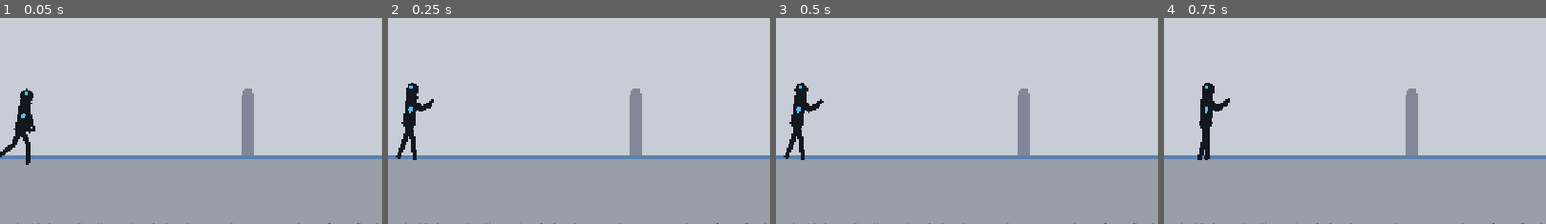
Above: before the commit, frames 1-4 (left to right).
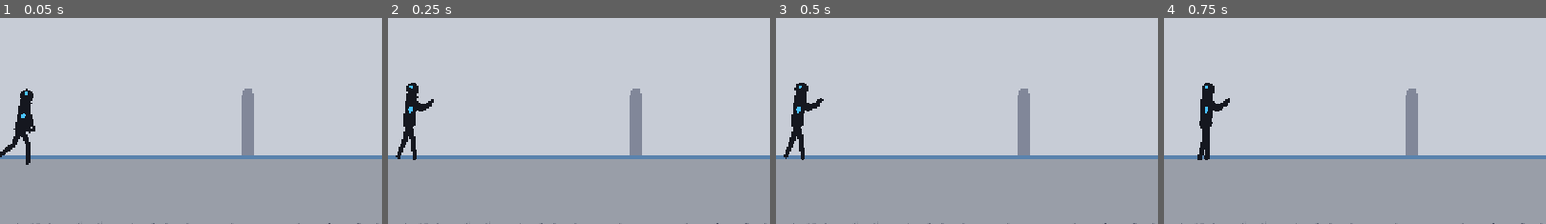
Above: after the commit, the same moments.

Repository: RJL-Marquez/RIVEN
Game: Godot game, scene res://scenes/Arena.tscn
Same seed, same stepped clock (60 frames per second), same inputs: the game is played once before the commit and once after it.
Inputs:
- Up to frame 1 (0.05 s): no input
- Up to frame 2 (0.25 s): no input
- Up to frame 3 (0.5 s): no input
- Up to frame 4 (0.75 s): hold D (move_right) from 0.53 s (still down); tap J (attack) at 0.6 s
The pictures show only the part of the screen within x 41-91%, y 46-96%; the shares and areas given below are measured in that part.

Frame 1 is identical in both runs. In frame 2, less than 0.1% of the frame differs, in the area x 2-12%, y 31-69%; in frame 3, 0.1%, in the area x 2-13%, y 31-69%; in frame 4, nothing differs.

Commit message:
Phase 1: add breathing to idle (arms, legs, hips)
Idle now breathes on all extremities: on the inhale (mid keyframe) the hips
rise ~2px, the arms lift ~3 deg, and the legs flex ~1-2 deg, settling back on
the exhale — on top of the existing torso sway. 1.4s loop.

Co-Authored-By: Claude Opus 4.8 <noreply@anthropic.com>

Diff:
--- a/actors/fighter/Fighter.tscn
+++ b/actors/fighter/Fighter.tscn
@@ -471,7 +471,7 @@
 "times": PackedFloat32Array(0, 0.7, 1.4),
 "transitions": PackedFloat32Array(1, 1, 1),
 "update": 0,
-"values": [Vector2(0, -56), Vector2(0, -56), Vector2(0, -56)]
+"values": [Vector2(0, -56), Vector2(0, -58), Vector2(0, -56)]
 }
 tracks/1/type = "value"
 tracks/1/imported = false
@@ -507,7 +507,7 @@
 "times": PackedFloat32Array(0, 0.7, 1.4),
 "transitions": PackedFloat32Array(1, 1, 1),
 "update": 0,
-"values": [2.321287905152458, 2.321287905152458, 2.321287905152458]
+"values": [2.321287905152458, 2.2689280275926285, 2.321287905152458]
 }
 tracks/4/type = "value"
 tracks/4/imported = false
@@ -519,7 +519,7 @@
 "times": PackedFloat32Array(0, 0.7, 1.4),
 "transitions": PackedFloat32Array(1, 1, 1),
 "update": 0,
-"values": [-1.2915436464758039, -1.2915436464758039, -1.2915436464758039]
+"values": [-1.2915436464758039, -1.3264502315156905, -1.2915436464758039]
 }
 tracks/5/type = "value"
 tracks/5/imported = false
@@ -531,7 +531,7 @@
 "times": PackedFloat32Array(0, 0.7, 1.4),
 "transitions": PackedFloat32Array(1, 1, 1),
 "update": 0,
-"values": [2.0420352248333655, 2.0420352248333655, 2.0420352248333655]
+"values": [2.0420352248333655, 1.9896753472735358, 2.0420352248333655]
 }
 tracks/6/type = "value"
 tracks/6/imported = false
@@ -543,7 +543,7 @@
 "times": PackedFloat32Array(0, 0.7, 1.4),
 "transitions": PackedFloat32Array(1, 1, 1),
 "update": 0,
-"values": [-1.1519173063162575, -1.1519173063162575, -1.1519173063162575]
+"values": [-1.1519173063162575, -1.1868238913561442, -1.1519173063162575]
 }
 tracks/7/type = "value"
 tracks/7/imported = false
@@ -555,7 +555,7 @@
 "times": PackedFloat32Array(0, 0.7, 1.4),
 "transitions": PackedFloat32Array(1, 1, 1),
 "update": 0,
-"values": [1.7976891295541595, 1.7976891295541595, 1.7976891295541595]
+"values": [1.7976891295541595, 1.8151424220741028, 1.7976891295541595]
 }
 tracks/8/type = "value"
 tracks/8/imported = false
@@ -567,7 +567,7 @@
 "times": PackedFloat32Array(0, 0.7, 1.4),
 "transitions": PackedFloat32Array(1, 1, 1),
 "update": 0,
-"values": [0.13962634015954636, 0.13962634015954636, 0.13962634015954636]
+"values": [0.13962634015954636, 0.17453292519943295, 0.13962634015954636]
 }
 tracks/9/type = "value"
 tracks/9/imported = false
@@ -579,7 +579,7 @@
 "times": PackedFloat32Array(0, 0.7, 1.4),
 "transitions": PackedFloat32Array(1, 1, 1),
 "update": 0,
-"values": [1.3439035240356338, 1.3439035240356338, 1.3439035240356338]
+"values": [1.3439035240356338, 1.3264502315156905, 1.3439035240356338]
 }
 tracks/10/type = "value"
 tracks/10/imported = false
@@ -591,7 +591,7 @@
 "times": PackedFloat32Array(0, 0.7, 1.4),
 "transitions": PackedFloat32Array(1, 1, 1),
 "update": 0,
-"values": [0.13962634015954636, 0.13962634015954636, 0.13962634015954636]
+"values": [0.13962634015954636, 0.17453292519943295, 0.13962634015954636]
 }
 tracks/11/type = "value"
 tracks/11/imported = false
@@ -1436,129 +1436,129 @@
 &"walk": SubResource("Animation_1r1yd")
 }
 
-[node name="Fighter" type="CharacterBody2D" unique_id=866207025]
+[node name="Fighter" type="CharacterBody2D" unique_id=1826793471]
 script = ExtResource("1_72gs3")
 
-[node name="CollisionShape2D" type="CollisionShape2D" parent="." unique_id=1417388416]
+[node name="CollisionShape2D" type="CollisionShape2D" parent="." unique_id=787767079]
 position = Vector2(0, -50)
 shape = SubResource("CapsuleShape2D_q78e4")
 
-[node name="Rig" type="Node2D" parent="." unique_id=855932130]
-
-[node name="Root" type="Node2D" parent="Rig" unique_id=113388906]
-
-[node name="pelvis" type="Node2D" parent="Rig/Root" unique_id=1125452636]
+[node name="Rig" type="Node2D" parent="." unique_id=968879881]
+
+[node name="Root" type="Node2D" parent="Rig" unique_id=483739659]
+
+[node name="pelvis" type="Node2D" parent="Rig/Root" unique_id=240442261]
 position = Vector2(0, -58)
 
-[node name="torso" type="Node2D" parent="Rig/Root/pelvis" unique_id=1002982065]
+[node name="torso" type="Node2D" parent="Rig/Root/pelvis" unique_id=203518416]
 rotation = -1.5707964
 
-[node name="vis" type="Polygon2D" parent="Rig/Root/pelvis/torso" unique_id=631352154]
+[node name="vis" type="Polygon2D" parent="Rig/Root/pelvis/torso" unique_id=1509617422]
 z_index = 5
 z_as_relative = false
 color = Color(0.08235294, 0.09019608, 0.12156863, 1)
 polygon = PackedVector2Array(6.123032e-16, 10, -5, 8.660254, -8.660254, 5, -10, 1.2246064e-15, -8.660254, -5, -5, -8.660254, -1.8369095e-15, -10, 44, -10, 49, -8.660254, 52.660255, -5, 54, 0, 52.660255, 5, 49, 8.660254, 44, 10)
 
-[node name="upper_arm_back" type="Node2D" parent="Rig/Root/pelvis/torso" unique_id=656989273]
+[node name="upper_arm_back" type="Node2D" parent="Rig/Root/pelvis/torso" unique_id=145962138]
 position = Vector2(38, 0)
 rotation = 3.2288592
 
-[node name="vis" type="Polygon2D" parent="Rig/Root/pelvis/torso/upper_arm_back" unique_id=989161989]
+[node name="vis" type="Polygon2D" parent="Rig/Root/pelvis/torso/upper_arm_back" unique_id=21050447]
 z_as_relative = false
 color = Color(0.08235294, 0.09019608, 0.12156863, 1)
 polygon = PackedVector2Array(2.1430611e-16, 3.5, -1.75, 3.0310888, -3.0310888, 1.75, -3.5, 4.2861222e-16, -3.0310888, -1.75, -1.75, -3.0310888, -6.4291834e-16, -3.5, 22, -3.5, 23.75, -3.0310888, 25.03109, -1.75, 25.5, 0, 25.03109, 1.75, 23.75, 3.0310888, 22, 3.5)
 
-[node name="lower_arm_back" type="Node2D" parent="Rig/Root/pelvis/torso/upper_arm_back" unique_id=970180469]
+[node name="lower_arm_back" type="Node2D" parent="Rig/Root/pelvis/torso/upper_arm_back" unique_id=10330710]
 position = Vector2(22, 0)
 rotation = 0.13962634
 
-[node name="vis" type="Polygon2D" parent="Rig/Root/pelvis/torso/upper_arm_back/lower_arm_back" unique_id=972996513]
+[node name="vis" type="Polygon2D" parent="Rig/Root/pelvis/torso/upper_arm_back/lower_arm_back" unique_id=546460048]
 z_as_relative = false
 color = Color(0.08235294, 0.09019608, 0.12156863, 1)
 polygon = PackedVector2Array(1.8369095e-16, 3, -1.5, 2.598076, -2.598076, 1.5, -3, 3.673819e-16, -2.598076, -1.5, -1.5, -2.598076, -5.5107286e-16, -3, 20, -3, 21.5, -2.598076, 22.598076, -1.5, 23, 0, 22.598076, 1.5, 21.5, 2.598076, 20, 3)
 
-[node name="upper_arm_front" type="Node2D" parent="Rig/Root/pelvis/torso" unique_id=843348991]
+[node name="upper_arm_front" type="Node2D" parent="Rig/Root/pelvis/torso" unique_id=188648669]
 position = Vector2(38, 0)
 rotation = 3.0543263
 
-[node name="vis" type="Polygon2D" parent="Rig/Root/pelvis/torso/upper_arm_front" unique_id=1195778196]
+[node name="vis" type="Polygon2D" parent="Rig/Root/pelvis/torso/upper_arm_front" unique_id=338626773]
 z_index = 10
 z_as_relative = false
 color = Color(0.08235294, 0.09019608, 0.12156863, 1)
 polygon = PackedVector2Array(2.1430611e-16, 3.5, -1.75, 3.0310888, -3.0310888, 1.75, -3.5, 4.2861222e-16, -3.0310888, -1.75, -1.75, -3.0310888, -6.4291834e-16, -3.5, 22, -3.5, 23.75, -3.0310888, 25.03109, -1.75, 25.5, 0, 25.03109, 1.75, 23.75, 3.0310888, 22, 3.5)
 
-[node name="lower_arm_front" type="Node2D" parent="Rig/Root/pelvis/torso/upper_arm_front" unique_id=211276805]
+[node name="lower_arm_front" type="Node2D" parent="Rig/Root/pelvis/torso/upper_arm_front" unique_id=1279716175]
 position = Vector2(22, 0)
 rotation = 0.13962634
 
-[node name="vis" type="Polygon2D" parent="Rig/Root/pelvis/torso/upper_arm_front/lower_arm_front" unique_id=1054951061]
+[node name="vis" type="Polygon2D" parent="Rig/Root/pelvis/torso/upper_arm_front/lower_arm_front" unique_id=385492259]
 z_index = 10
 z_as_relative = false
 color = Color(0.08235294, 0.09019608, 0.12156863, 1)
 polygon = PackedVector2Array(1.8369095e-16, 3, -1.5, 2.598076, -2.598076, 1.5, -3, 3.673819e-16, -2.598076, -1.5, -1.5, -2.598076, -5.5107286e-16, -3, 20, -3, 21.5, -2.598076, 22.598076, -1.5, 23, 0, 22.598076, 1.5, 21.5, 2.598076, 20, 3)
 
-[node name="head" type="Node2D" parent="Rig/Root/pelvis/torso" unique_id=332469850]
+[node name="head" type="Node2D" parent="Rig/Root/pelvis/torso" unique_id=875532123]
 position = Vector2(44, 0)
 
-[node name="vis" type="Polygon2D" parent="Rig/Root/pelvis/torso/head" unique_id=188590557]
+[node name="vis" type="Polygon2D" parent="Rig/Root/pelvis/torso/head" unique_id=2057130212]
 z_index = 13
 z_as_relative = false
 color = Color(0.08235294, 0.09019608, 0.12156863, 1)
 polygon = PackedVector2Array(23, 0, 22.162674, 4.2095175, 19.778175, 7.7781744, 16.209518, 10.162675, 12, 11, 7.7904825 …(220 unchanged characters)…
 
-[node name="eye" type="Polygon2D" parent="Rig/Root/pelvis/torso/head" unique_id=1600212524]
+[node name="eye" type="Polygon2D" parent="Rig/Root/pelvis/torso/head" unique_id=859600002]
 z_index = 22
 z_as_relative = false
 color = Color(0.28627452, 0.7607843, 1, 1)
 polygon = PackedVector2Array(18.6, -3, 18.402086, -2.005023, 17.838478, -1.1615225, 16.994976, -0.59791327, 16, -0.4000 …(229 unchanged characters)…
 
-[node name="gem" type="Polygon2D" parent="Rig/Root/pelvis/torso" unique_id=87064147]
+[node name="gem" type="Polygon2D" parent="Rig/Root/pelvis/torso" unique_id=1942752883]
 z_index = 23
 z_as_relative = false
 color = Color(0.28627452, 0.7607843, 1, 1)
 polygon = PackedVector2Array(22, -4, 28, 0, 22, 4, 16, 0)
 
-[node name="upper_leg_back" type="Node2D" parent="Rig/Root/pelvis" unique_id=703242438]
+[node name="upper_leg_back" type="Node2D" parent="Rig/Root/pelvis" unique_id=29163834]
 rotation = 1.6580628
 
-[node name="vis" type="Polygon2D" parent="Rig/Root/pelvis/upper_leg_back" unique_id=1413763991]
+[node name="vis" type="Polygon2D" parent="Rig/Root/pelvis/upper_leg_back" unique_id=1335734583]
 z_as_relative = false
 color = Color(0.08235294, 0.09019608, 0.12156863, 1)
 polygon = PackedVector2Array(2.7553643e-16, 4.5, -2.25, 3.8971143, -3.8971143, 2.25, -4.5, 5.5107286e-16, -3.8971143, -2.25, -2.25, -3.8971143, -8.266093e-16, -4.5, 30, -4.5, 32.25, -3.8971143, 33.897114, -2.25, 34.5, 0, 33.897114, 2.25, 32.25, 3.8971143, 30, 4.5)
 
-[node name="lower_leg_back" type="Node2D" parent="Rig/Root/pelvis/upper_leg_back" unique_id=100294952]
+[node name="lower_leg_back" type="Node2D" parent="Rig/Root/pelvis/upper_leg_back" unique_id=1345008125]
 position = Vector2(30, 0)
 
-[node name="vis" type="Polygon2D" parent="Rig/Root/pelvis/upper_leg_back/lower_leg_back" unique_id=1930606903]
+[node name="vis" type="Polygon2D" parent="Rig/Root/pelvis/upper_leg_back/lower_leg_back" unique_id=1169634942]
 z_as_relative = false
 color = Color(0.08235294, 0.09019608, 0.12156863, 1)
 polygon = PackedVector2Array(2.4492127e-16, 4, -2, 3.4641016, -3.4641016, 2, -4, 4.8984254e-16, -3.4641016, -2, -2, -3.4641016, -7.347638e-16, -4, 30, -4, 32, -3.4641016, 33.4641, -2, 34, 0, 33.4641, 2, 32, 3.4641016, 30, 4)
 
-[node name="upper_leg_front" type="Node2D" parent="Rig/Root/pelvis" unique_id=2010424133]
+[node name="upper_leg_front" type="Node2D" parent="Rig/Root/pelvis" unique_id=593850652]
 rotation = 1.4835298
 
-[node name="vis" type="Polygon2D" parent="Rig/Root/pelvis/upper_leg_front" unique_id=1855532290]
+[node name="vis" type="Polygon2D" parent="Rig/Root/pelvis/upper_leg_front" unique_id=42110563]
 z_index = 10
 z_as_relative = false
 color = Color(0.08235294, 0.09019608, 0.12156863, 1)
 polygon = PackedVector2Array(2.7553643e-16, 4.5, -2.25, 3.8971143, -3.8971143, 2.25, -4.5, 5.5107286e-16, -3.8971143, -2.25, -2.25, -3.8971143, -8.266093e-16, -4.5, 30, -4.5, 32.25, -3.8971143, 33.897114, -2.25, 34.5, 0, 33.897114, 2.25, 32.25, 3.8971143, 30, 4.5)
 
-[node name="lower_leg_front" type="Node2D" parent="Rig/Root/pelvis/upper_leg_front" unique_id=1216217358]
+[node name="lower_leg_front" type="Node2D" parent="Rig/Root/pelvis/upper_leg_front" unique_id=237966286]
 position = Vector2(30, 0)
 
-[node name="vis" type="Polygon2D" parent="Rig/Root/pelvis/upper_leg_front/lower_leg_front" unique_id=336341800]
+[node name="vis" type="Polygon2D" parent="Rig/Root/pelvis/upper_leg_front/lower_leg_front" unique_id=1851362241]
 z_index = 10
 z_as_relative = false
 color = Color(0.08235294, 0.09019608, 0.12156863, 1)
 polygon = PackedVector2Array(2.4492127e-16, 4, -2, 3.4641016, -3.4641016, 2, -4, 4.8984254e-16, -3.4641016, -2, -2, -3.4641016, -7.347638e-16, -4, 30, -4, 32, -3.4641016, 33.4641, -2, 34, 0, 33.4641, 2, 32, 3.4641016, 30, 4)
 
-[node name="hip" type="Polygon2D" parent="Rig/Root/pelvis" unique_id=1955360370]
+[node name="hip" type="Polygon2D" parent="Rig/Root/pelvis" unique_id=211342810]
 z_index = 4
 z_as_relative = false
 color = Color(0.08235294, 0.09019608, 0.12156863, 1)
 polygon = PackedVector2Array(11, 0, 10.162675, 4.2095175, 7.7781744, 7.7781744, 4.2095175, 10.162675, 6.735335e-16, 11, …(250 unchanged characters)…
 
-[node name="AnimationPlayer" type="AnimationPlayer" parent="." unique_id=1251714387]
+[node name="AnimationPlayer" type="AnimationPlayer" parent="." unique_id=447770518]
 libraries/crouchmove = SubResource("AnimationLibrary_82kcb")
 libraries/dash = SubResource("AnimationLibrary_yk367")
 libraries/idle = SubResource("AnimationLibrary_lyinm")
--- a/tools/build_rig_scene.gd
+++ b/tools/build_rig_scene.gd
@@ -172,10 +172,18 @@
 func _anim_data(anim_name: String) -> Dictionary:
 	match anim_name:
 		"idle":
+			# Breathing: hips rise, torso sways, arms lift and legs flex a touch
+			# on the inhale (mid), settling on the exhale (ends).
+			var low := _m([GUARD, STANCE, {"torso": 6.0}])
+			var high := _m([
+				{"upper_arm_back": -55.0, "lower_arm_back": -84.0, "upper_arm_front": -61.0, "lower_arm_front": -76.0},
+				{"upper_leg_back": 9.0, "lower_leg_back": 10.0, "upper_leg_front": -9.0, "lower_leg_front": 10.0},
+				{"torso": 9.0},
+			])
 			return {"length": 1.4, "loop": true, "keys": [
-				{"t": 0.0, "pelvis": -56.0, "off": _m([GUARD, STANCE, {"torso": 6.0}])},
-				{"t": 0.7, "pelvis": -56.0, "off": _m([GUARD, STANCE, {"torso": 9.0}])},
-				{"t": 1.4, "pelvis": -56.0, "off": _m([GUARD, STANCE, {"torso": 6.0}])},
+				{"t": 0.0, "pelvis": -56.0, "off": low},
+				{"t": 0.7, "pelvis": -58.0, "off": high},
+				{"t": 1.4, "pelvis": -56.0, "off": low},
 			]}
 		"walk":
 			return {"length": 0.6, "loop": true, "keys": [
